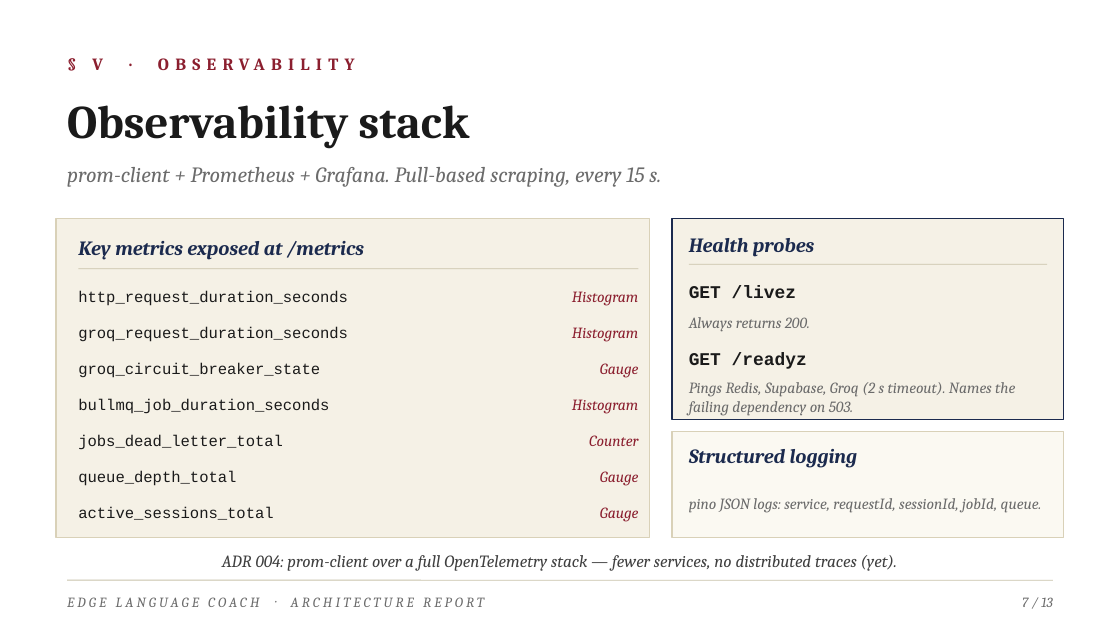
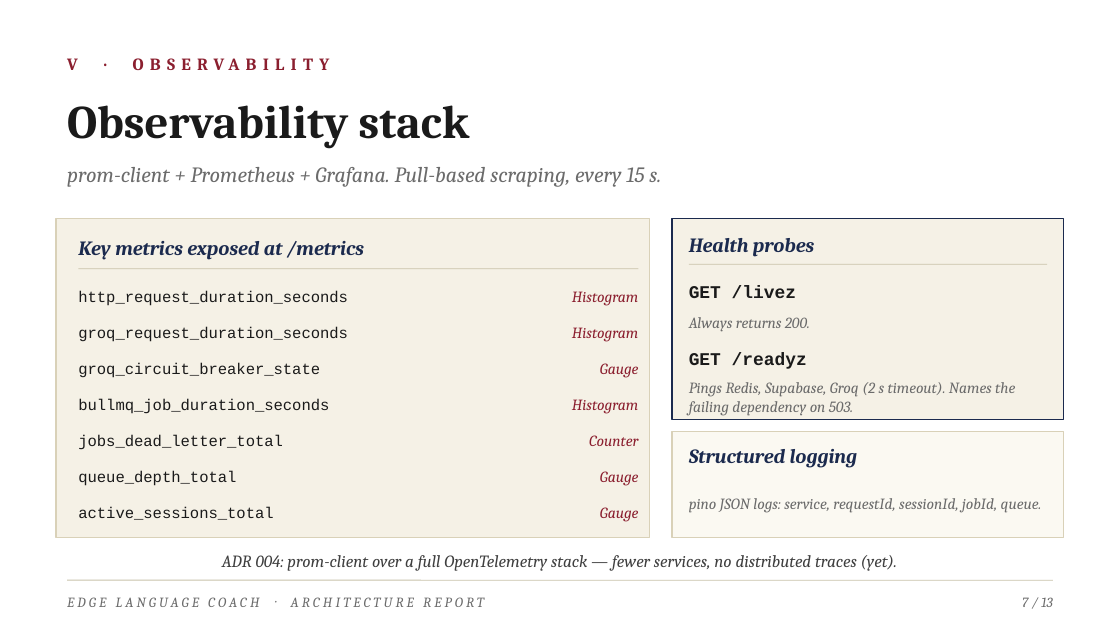
Before and after one commit to ibrahemaskar11/edge-language-coach, a slide deck: slide 7 of docs/edge-language-coach.pptx. Drawn at 1120x630 pixels with LibreOffice and Linux fonts; fonts in the diff are those of the drawing. Boxes give left, top, right and bottom in pixels: in the first picture for what was removed or moved away, otherwise in the second. Text is boxed around its words. In the diff, an @@ line names an element or a change of style, - is before the commit and + after.

```diff
--- a/docs/edge-language-coach.pptx
+++ b/docs/edge-language-coach.pptx
@@ text at (x1=67, y1=58, x2=348, y2=148): text changed @@
-§ V · OBSERVABILITY
+V · OBSERVABILITY
```
Also in this commit, not shown: 11 other slides changed.
